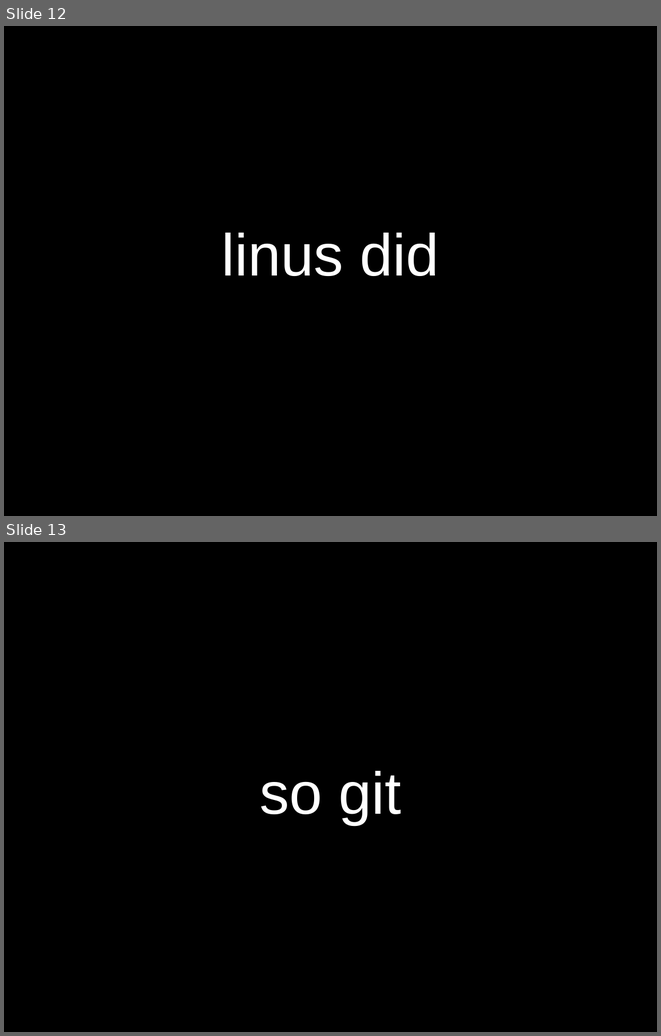
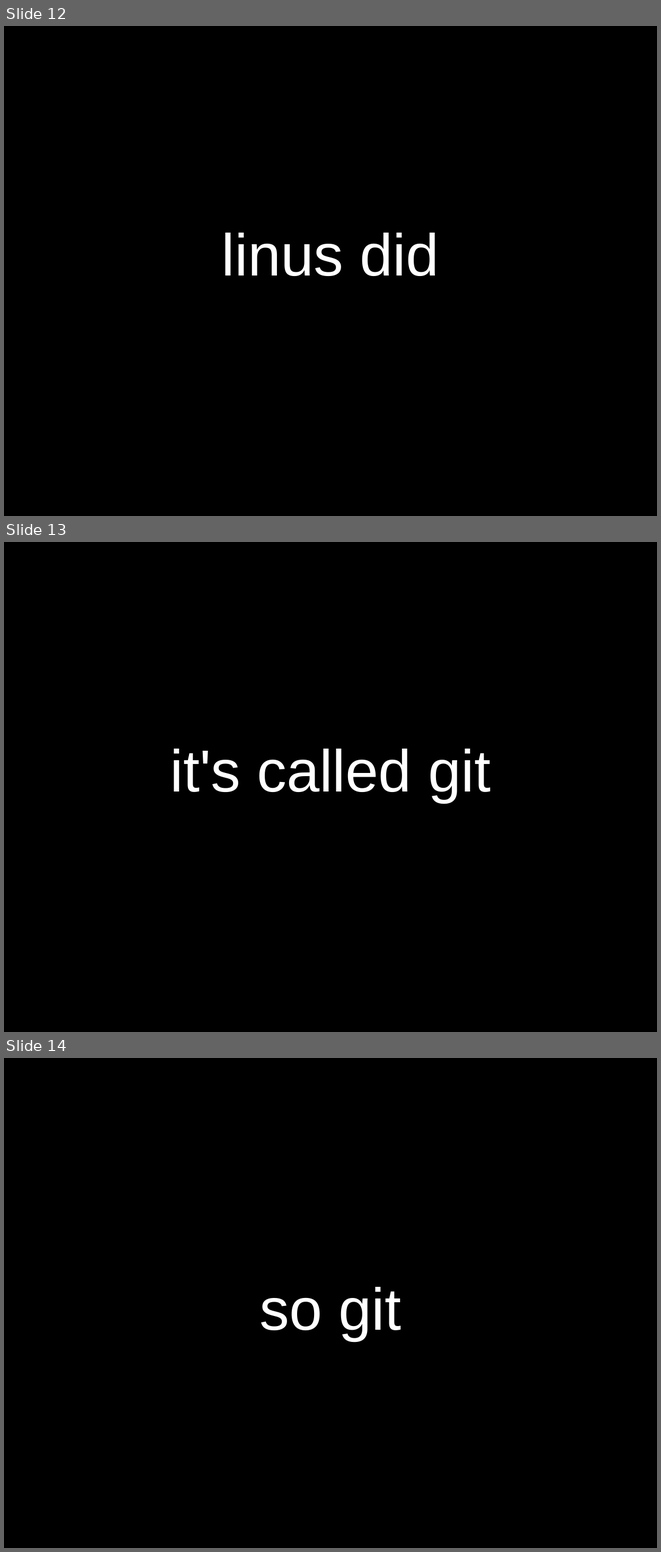
Before and after one commit to sneakin/git-presentation, a slide deck: slides.odp. Shown one above the other, each under a label of ours: slides 12 and 13 before the commit, slides 12, 13 and 14 after it. The pictures are 661x1036 and 661x1552 pixels, drawn with LibreOffice and Linux fonts; fonts in the diff are those of the drawing. Boxes give left, top, right and bottom in pixels: in the first picture for what was removed or moved away, otherwise in the second. Text is boxed around its words. In the diff, an @@ line names an element or a change of style, - is before the commit and + after.

```diff
--- a/slides.odp
+++ b/slides.odp
@@ slide 13 added at (4,542,657,1032), background #000000 @@
@@ title added at (170,749,491,802), 72 pt, text #FFFFFF @@
+it's called git
@@ what was slide 13 is now slide 14 @@
```
Also in this commit, not shown: 1 slide changed, 5 other slides added, 2 slides removed.
